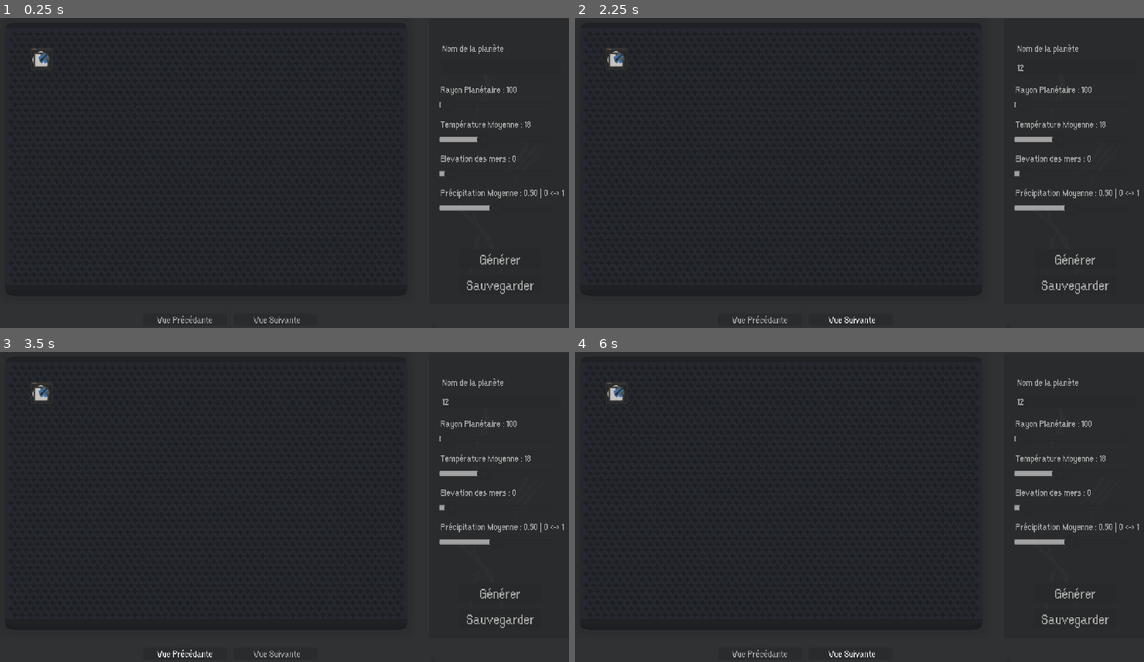
Above: before the commit, frames 1-4 (two rows, left to right).
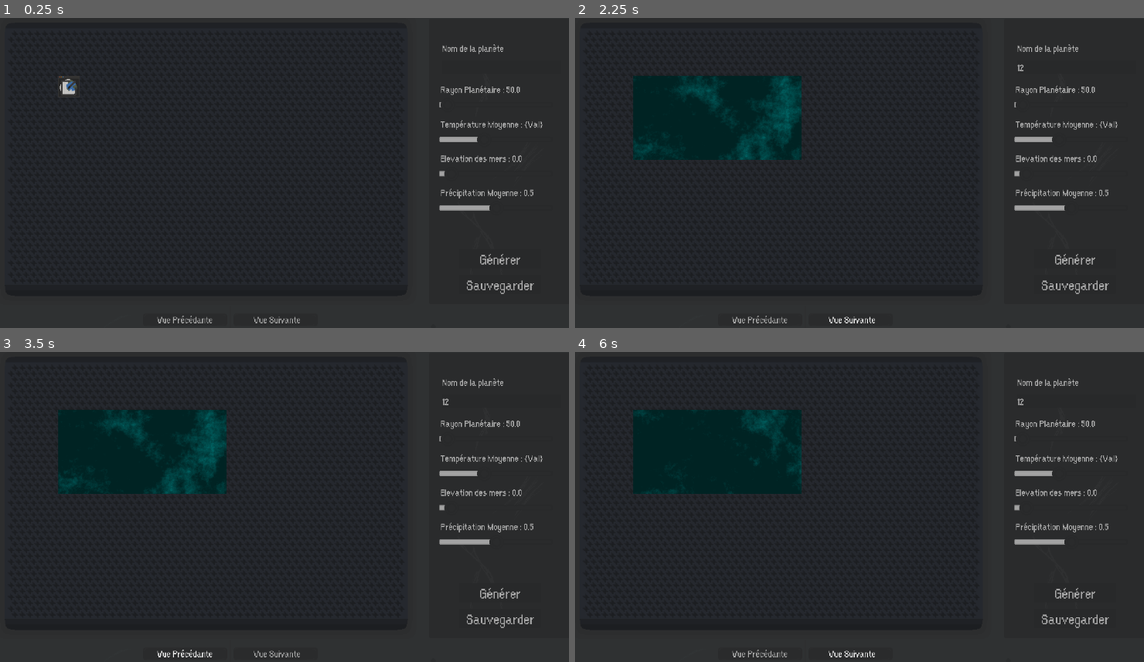
Above: after the commit, the same moments.

Repository: Jujedie/PlanetGenerator
Game: Godot game, scene res://data/scn/master.tscn
The game is run twice, just before and just after one commit, with the same random seed, the same clock (stepped at 60 frames per second) and the same inputs.
Inputs (mouse positions are in pixels of both pictures, inside the frame that each line leads up to):
- Up to frame 1 (0.25 s): no input
- Up to frame 2 (2.25 s): click (1075, 67) at 0.52 s; type "12" at 0.6 s; click "Générer" at 1.25 s; click "Vue Suivante" at 2 s
- Up to frame 3 (3.5 s): click "Vue Précédante" at 2.75 s
- Up to frame 4 (6 s): click "Sauvegarder" at 3.5 s; click "Générer" at 4.25 s; click "Sauvegarder" at 5 s; click "Vue Suivante" at 5.75 s

The runs differ from the first frame. In frame 1, 0.3% of the frame differs, in the area x 5-100%, y 9-59%; in frame 2, 8.3%; in frame 3, 8.3%; in frame 4, 8.3%.
Error before the commit: Invalid assignment of property or key 'texture' with value of type 'null instance' on a base object of type 'null instance'. (res://src/master.gd:67)

Commit message:
Mise à jour des curseurs et des étiquettes dans l'interface utilisateur, ajustement des valeurs par défaut et amélioration de la logique de génération des cartes.

Diff:
--- a/data/scn/master.tscn
+++ b/data/scn/master.tscn
@@ -65,8 +65,10 @@
 theme_override_styles/slider = ExtResource("3_7ybw1")
 theme_override_styles/grabber_area = ExtResource("4_w6tpy")
 theme_override_styles/grabber_area_highlight = ExtResource("4_w6tpy")
-max_value = 24000.0
-step = 100.0
+min_value = 50.0
+max_value = 2400.0
+step = 50.0
+value = 50.0
 metadata/_edit_lock_ = true
 
 [node name="Node2D" type="Node2D" parent="Node2D/Control/sldRayonPlanetaire"]
@@ -275,8 +277,9 @@
 metadata/_edit_lock_ = true
 
 [node name="Map" type="Sprite2D" parent="Node2D/Control/SubViewportContainer/SubViewport/Fond"]
-position = Vector2(69, 68)
+position = Vector2(100, 100)
 texture = ExtResource("6_w6tpy")
+centered = false
 metadata/_edit_lock_ = true
 
 [node name="Cadre" type="Sprite2D" parent="Node2D"]
--- a/src/master.gd
+++ b/src/master.gd
@@ -5,19 +5,24 @@
 var maps            : Array[Image]
 var map_index       : int = 0
 
+# TO DO : SAUVEGARDER AUTOMATIQUEMENT LES IMAGES DANS UN DOSSIER PREDEFINI TEMPORAIRE PUIS LES RECHARGER VIA LOAD
+
 func _ready() -> void:
+	var sldRayonPlanetaire = $Node2D/Control/sldRayonPlanetaire
 	var label = $Node2D/Control/sldRayonPlanetaire/Node2D/Label
-	label.text = "Rayon Planétaire : 100"
+	label.text = "Rayon Planétaire : "+str(sldRayonPlanetaire.value)
 
-	label = $Node2D/Control/sldTempMoy/Node2D/Label
-	label.text = "Température Moyenne : 18"
+	var sldTempMoy = $Node2D/Control/sldTempMoy
+	label = $Node2D/Control/sldHautEau/Node2D/Label
+	label.text = "Température Moyenne : "+str(sldTempMoy.value)
 
+	var sldHautEau = $Node2D/Control/sldHautEau
 	label = $Node2D/Control/sldHautEau/Node2D/Label
-	label.text = "Elevation des mers : 0"
+	label.text = "Elevation des mers : "+str(sldHautEau.value)
 
+	var sldPrecipitationMoy = $Node2D/Control/sldPrecipitationMoy
 	label = $Node2D/Control/sldPrecipitationMoy/Node2D/Label
-	label.text = "Précipitation Moyenne : 0.50 | 0 <-> 1"
-	pass
+	label.text = "Précipitation Moyenne : "+str(sldPrecipitationMoy.value)+"\n"
 
 func _on_sld_rayon_planetaire_value_changed(value: float) -> void:
 	var sld = $Node2D/Control/sldRayonPlanetaire
@@ -64,7 +69,13 @@
 	planetGenerator.generate_planet()
 	maps = planetGenerator.getMaps()
 
-	$Node2D/Node2D/Control/SubViewportContainer/SubViewport/Fond/Map.texture = ImageTexture.create_from_image(maps[map_index])
+	print(maps[map_index])
+
+	var itex = ImageTexture.new()
+	itex.create_from_image(maps[map_index])
+	print(itex)
+
+	$Node2D/Control/SubViewportContainer/SubViewport/Fond/Map.texture = itex
 
 func _on_btn_sauvegarder_pressed() -> void:
 	planetGenerator.save_planet()
@@ -75,11 +86,11 @@
 	if map_index >= maps.size():
 		map_index = 0
 
-	$Node2D/Node2D/Control/SubViewportContainer/SubViewport/Fond/Map.texture = ImageTexture.create_from_image(maps[map_index])
+	$Node2D/Control/SubViewportContainer/SubViewport/Fond/Map.texture = ImageTexture.create_from_image(maps[map_index])
 
 func _on_btn_precedant_pressed() -> void:
 	map_index -= 1
 	if map_index < 0:
 		map_index = maps.size() - 1
 
-	$Node2D/Node2D/Control/SubViewportContainer/SubViewport/Fond/Map.texture = ImageTexture.create_from_image(maps[map_index])
+	$Node2D/Control/SubViewportContainer/SubViewport/Fond/Map.texture = ImageTexture.create_from_image(maps[map_index])
